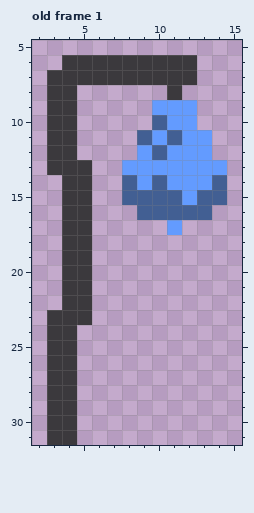
A pixel-art file gets an edit: Assets/Games/Iribus/Assets/Sprites/Objetos/CampanaAzul.aseprite. The picture above was drawn from the file before the commit.
16x32 pixels, 1 frame. Shown: old frame 1: x 2..15, y 5..31. The commit also changed other frames, which this record leaves out.
The same view after the edit:
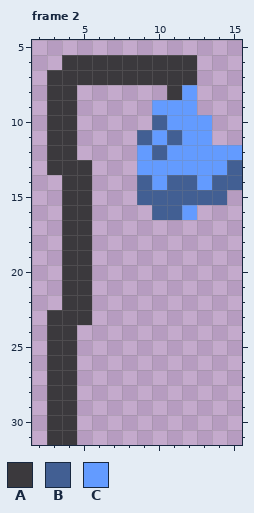
Palette (. is transparent): A #3b393d  B #425f93  C #639bff
A new or re-ordered frame is compared with the old frame closest to it.
Difference:
frames 1 -> 5
Changed rows in their new state; - is an unchanged pixel.
Frame 2 is new; against old frame 1:
first column x 8:
 8 ----C---
10 -----C--
12 ------CC
13 .------B
14 .BCBB--B
15 .---B---
16 -.--C.--
17 ---.----
